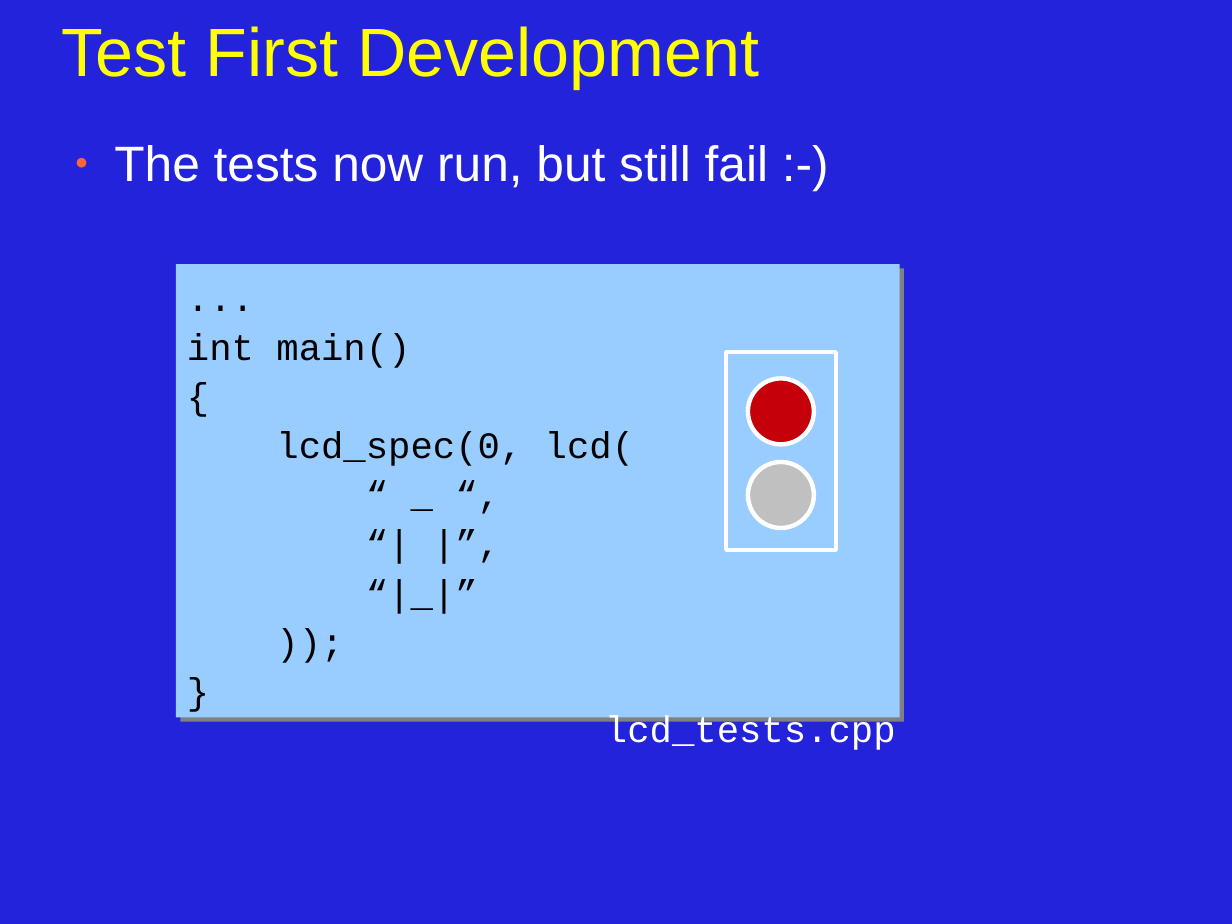
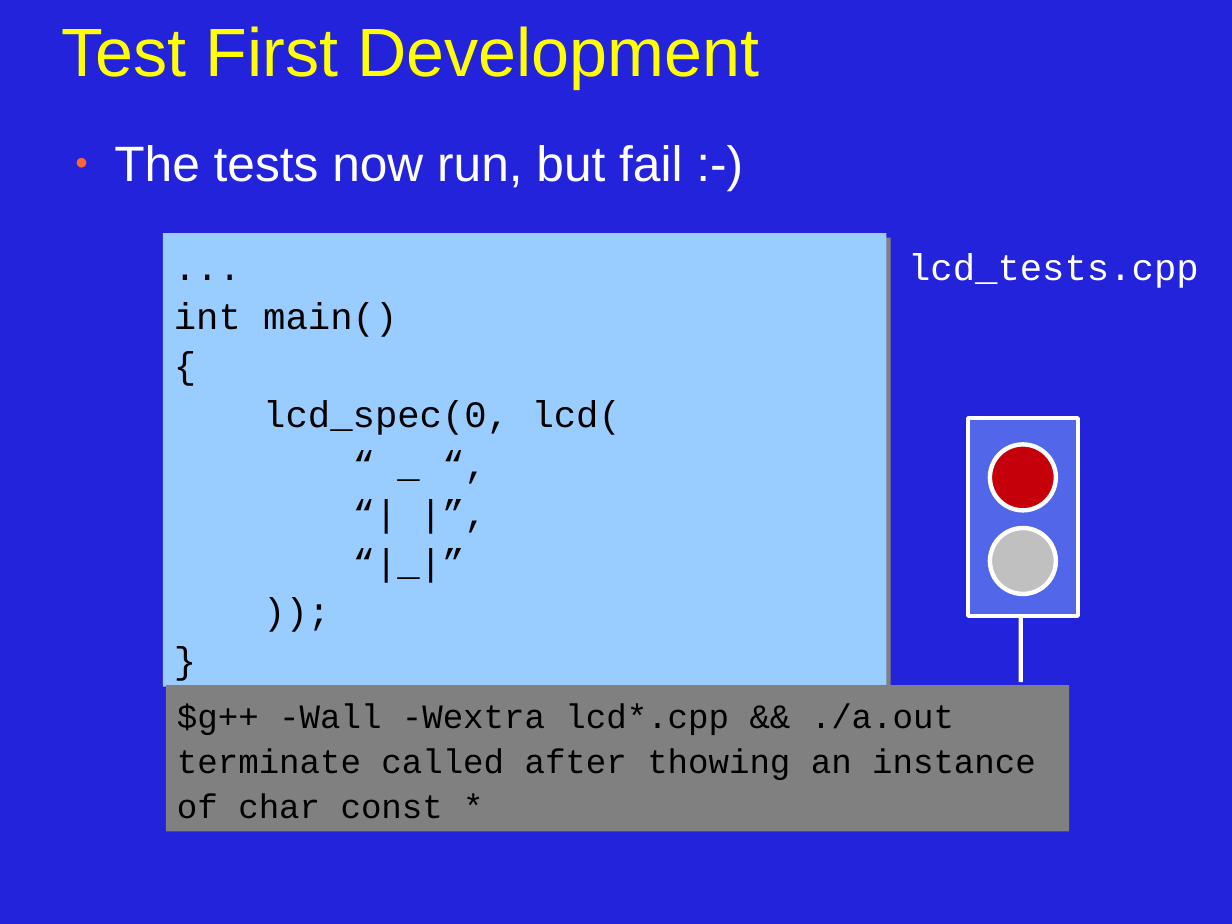
Before and after one commit to JonJagger/two-day-courses, a slide deck: slide 6 of cppf/02_Brief_Tour_of_C++.odp. Drawn at 1232x924 pixels with LibreOffice and Linux fonts; fonts in the diff are those of the drawing. Boxes give left, top, right and bottom in pixels: in the first picture for what was removed or moved away, otherwise in the second. Text is boxed around its words. In the diff, an @@ line names an element or a change of style, - is before the commit and + after.

Commit message:
pending save now done

```diff
--- a/cppf/02_Brief_Tour_of_C++.odp
+++ b/cppf/02_Brief_Tour_of_C++.odp
@@ text at bbox=[114, 145, 682, 188]: text changed @@
-● The tests now run, but still fail :-)
+● The tests now run, but fail :-)
@@ rectangle "...": place and size @@
-rectangle "..." at bbox=[177, 264, 900, 718]
+rectangle "..." at bbox=[163, 234, 887, 688]
@@ text "lcd_tests.cpp": place and size @@
-text "lcd_tests.cpp" at bbox=[605, 715, 896, 750]
+text "lcd_tests.cpp" at bbox=[908, 253, 1199, 288]
@@ rectangle: place and size @@
-rectangle at bbox=[727, 352, 836, 550]
+rectangle at bbox=[968, 418, 1078, 616]
@@ ellipse: place and size @@
-ellipse at bbox=[748, 379, 814, 445]
+ellipse at bbox=[991, 445, 1056, 511]
@@ ellipse: place and size @@
-ellipse at bbox=[748, 462, 814, 528]
+ellipse at bbox=[991, 528, 1056, 594]
@@ line added from (1021, 616) to (1021, 682), #FFFFFF 2.83 pt @@
@@ rectangle added at bbox=[167, 685, 1070, 832], fill #808080, 22 pt, text #000000 @@
+$g++ -Wall -Wextra lcd*.cpp && ./a.out
+terminate called after thowing an instance
+of char const *
```
